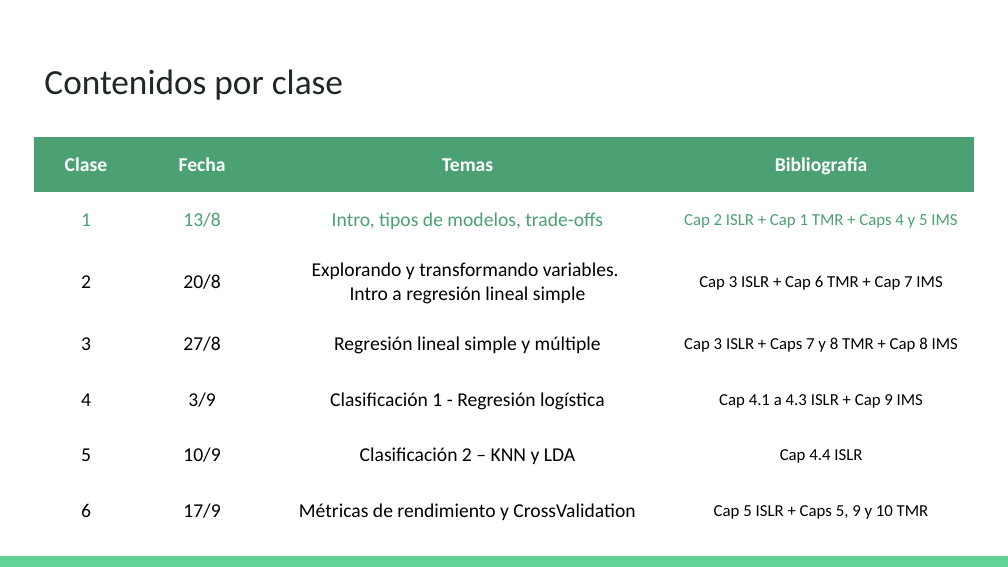
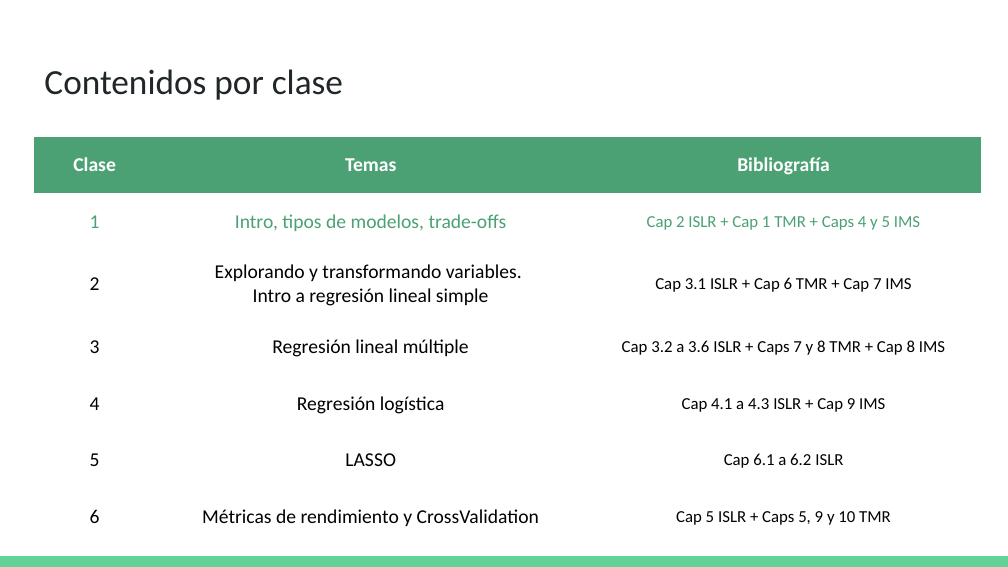
Before and after one commit to DCSCyHD/2023_modulo_3, a slide deck: slide 6 of clase1/teorica_1.pptx (slide 5 before the commit). Drawn at 1008x567 pixels with LibreOffice and Linux fonts; fonts in the diff are those of the drawing. Boxes give left, top, right and bottom in pixels: in the first picture for what was removed or moved away, otherwise in the second. Text is boxed around its words. In the diff, an @@ line names an element or a change of style, - is before the commit and + after.

```diff
--- a/clase1/teorica_1.pptx
+++ b/clase1/teorica_1.pptx
@@ table at (34,136,981,545) @@
-column 2: Fecha | 13/8 | 20/8 | 27/8 | 3/9 | 10/9 | 17/9
-column 3: Temas | Intro, tipos de modelos, trade-offs | Explorando y transformando variables. / Intro a regresión lineal simple | Regresión lineal simple y múltiple | Clasificación 1 - Regresión logística | Clasificación 2 – KNN y LDA | Métricas de rendimiento y CrossValidation
-column 4: Bibliografía | Cap 2 ISLR + Cap 1 TMR + Caps 4 y 5 IMS | Cap 3 ISLR + Cap 6 TMR + Cap 7 IMS | Cap 3 ISLR + Caps 7 y 8 TMR + Cap 8 IMS | Cap 4.1 a 4.3 ISLR + Cap 9 IMS | Cap 4.4 ISLR | Cap 5 ISLR + Caps 5, 9 y 10 TMR
+column 2: Temas | Intro, tipos de modelos, trade-offs | Explorando y transformando variables. / Intro a regresión lineal simple | Regresión lineal múltiple | Regresión logística | LASSO | Métricas de rendimiento y CrossValidation
+column 3: Bibliografía | Cap 2 ISLR + Cap 1 TMR + Caps 4 y 5 IMS | Cap 3.1 ISLR + Cap 6 TMR + Cap 7 IMS | Cap 3.2 a 3.6 ISLR + Caps 7 y 8 TMR + Cap 8 IMS | Cap 4.1 a 4.3 ISLR + Cap 9 IMS | Cap 6.1 a 6.2 ISLR | Cap 5 ISLR + Caps 5, 9 y 10 TMR
@@ table: place and size @@
-table at (34,136,973,547)
+table at (34,136,981,545)
```
Also in this commit, not shown: 3 other slides changed, 1 slide added, 6 other files.
